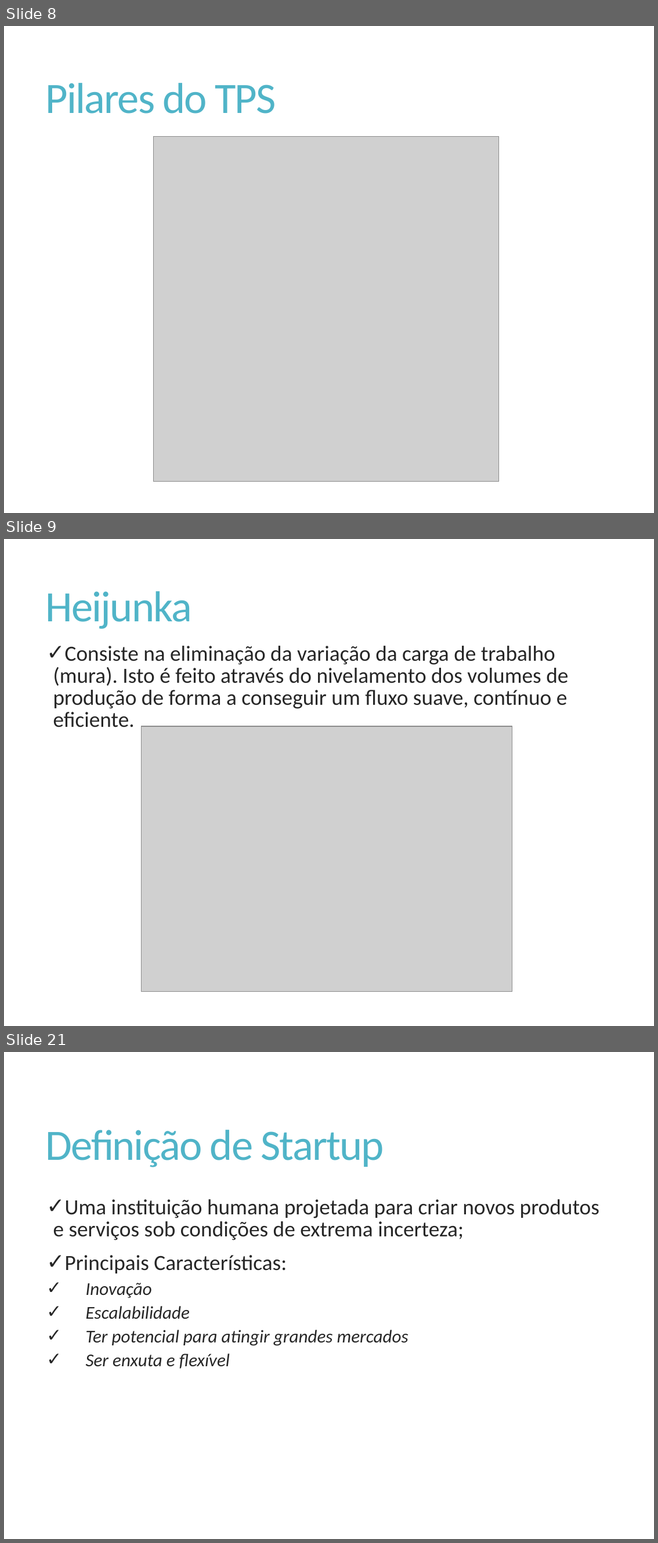
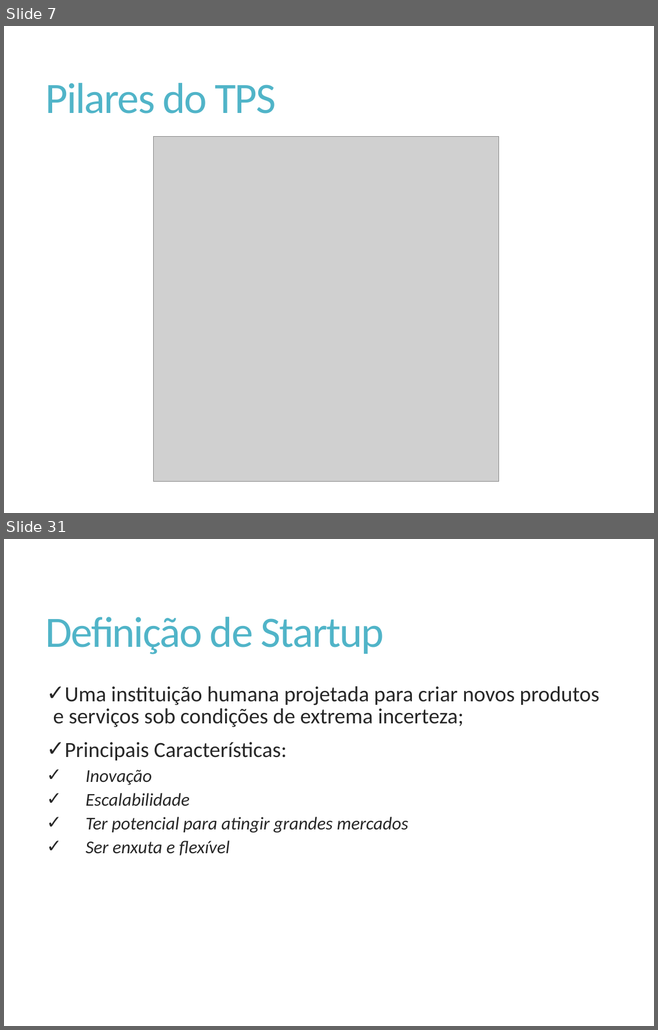
Before and after one commit to Elton-Garbin/TCC-2016, a slide deck: StartIdea/StartIdea.Docs/Apresentacao.pptx. Shown one above the other, each under a label of ours: slides 8, 9 and 21 before the commit, slides 7 and 31 after it; the slides between them are not shown. The pictures are 658x1543 and 658x1030 pixels, drawn with LibreOffice and Linux fonts; fonts in the diff are those of the drawing; grey boxes stand for pictures. Boxes give left, top, right and bottom in pixels: in the first picture for what was removed or moved away, otherwise in the second. Text is boxed around its words. In the diff, an @@ line names an element or a change of style, - is before the commit and + after.

```diff
--- a/StartIdea/StartIdea.Docs/Apresentacao.pptx
+++ b/StartIdea/StartIdea.Docs/Apresentacao.pptx
@@ slide 9 removed at [4,539,654,1026], background #FFFFFF @@
@@ title removed at [46,591,192,629] @@
-Heijunka
@@ text removed at [53,646,568,727] @@
-✓ Consiste na eliminação da variação da carga de trabalho (mura). Isto é feito através do nivelamento dos volumes de produção de forma a conseguir um fluxo suave, contínuo e eficiente.
@@ picture removed at [141,726,511,992] @@
@@ what was slide 8 is now slide 7 @@
@@ what was slide 21 is now slide 31 @@
```
Also in this commit, not shown: 3 slides changed, 17 other slides removed.
